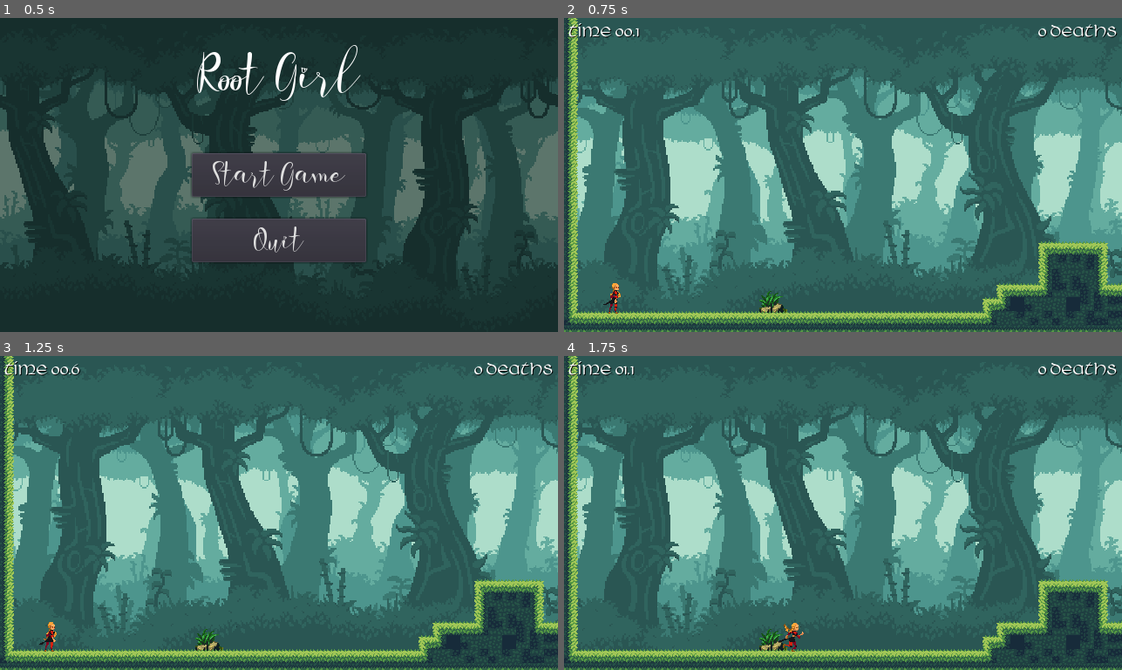
Above: before the commit, frames 1-4 (two rows, left to right).
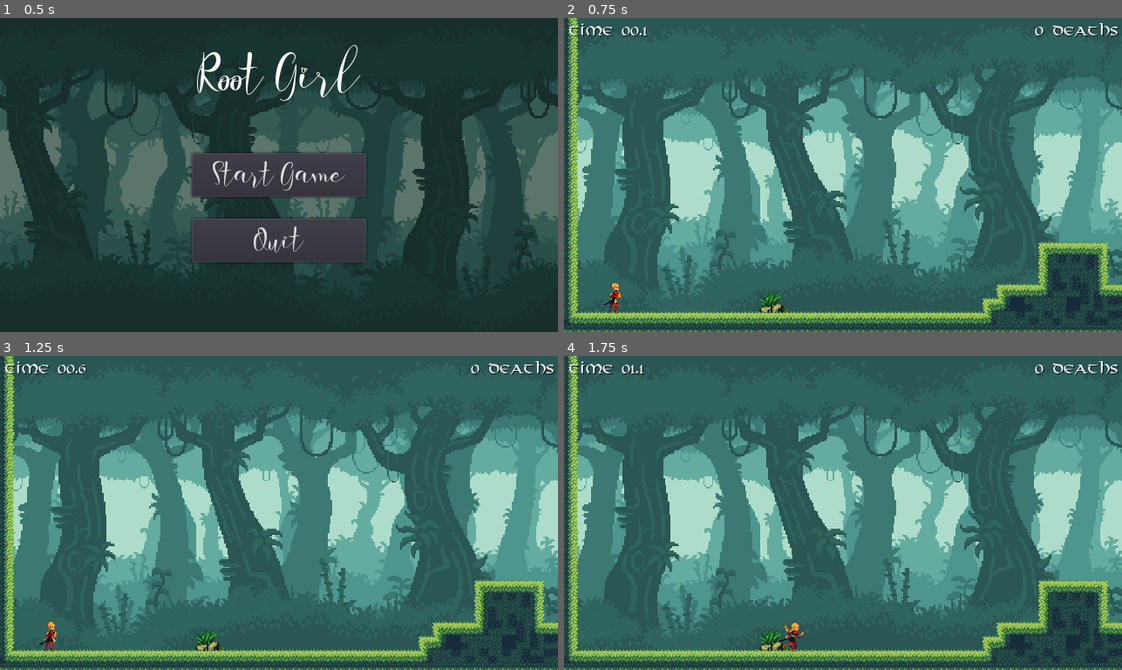
Above: after the commit, the same moments.

Repository: doofmars/root-girl
Game: Godot game, scene res://src/game.tscn
Two runs of this game, one before a commit and one after it. Both use one fixed random seed, a clock stepped at 60 frames per second and the inputs below. Sound files missing from this copy of the repository are replaced by a short silence.
Inputs (mouse positions are in pixels of both pictures, inside the frame that each line leads up to):
- Up to frame 1 (0.5 s): no input
- Up to frame 2 (0.75 s): click "Start Game" at 0.5 s
- Up to frame 3 (1.25 s): no input
- Up to frame 4 (1.75 s): tap Enter (ui_accept) at 1.25, 1.52 s; move the mouse to (965, 497) at 1.27 s; press the mouse at (965, 497) at 1.28 s; hold Right (move_right) from 1.28 s (still down)

Frame 1 is identical in both runs. In frame 2, 0.7% of the frame differs, in the area x 0-100%, y 1-7%; in frame 3, 0.7%; in frame 4, 0.7%.

Commit message:
Use new font for HUD

Diff:
--- a/src/ScoreHUD.tscn
+++ b/src/ScoreHUD.tscn
@@ -1,6 +1,6 @@
 [gd_scene load_steps=3 format=2]
 
-[ext_resource path="res://assets/Fonts/Ring of Kerry.otf" type="DynamicFontData" id=1]
+[ext_resource path="res://assets/Fonts/Viking Medium.ttf" type="DynamicFontData" id=1]
 
 [sub_resource type="DynamicFont" id=1]
 size = 14
Binary file added: assets/Fonts/Viking Medium.ttf
Not shown, added: assets/Fonts/viking-medium.zip
